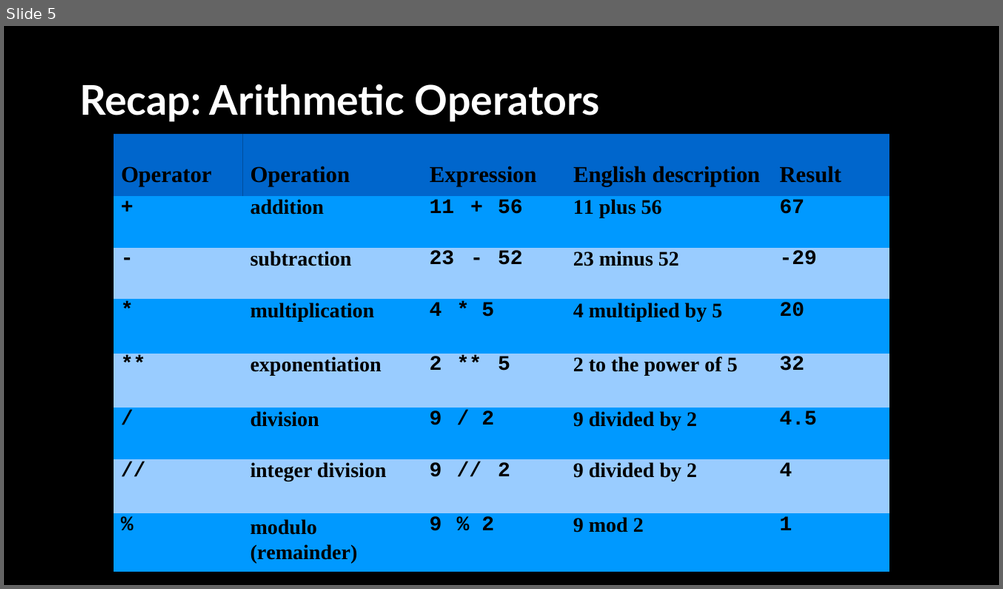
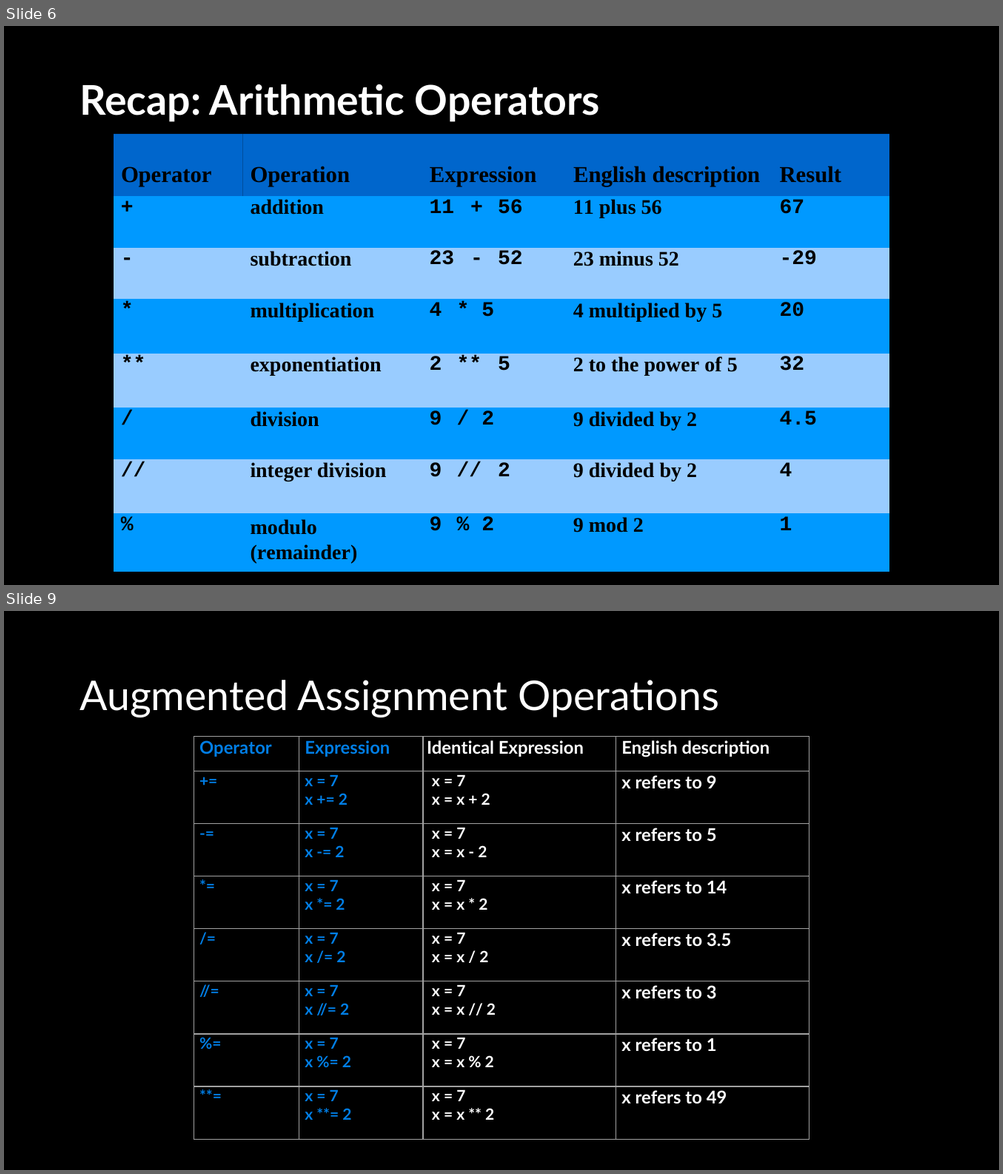
Before and after one commit to APS106/APS106-winter-2022-material, a slide deck: lectures/week1/lecture3/slides/week1_lecture3.pptx. Shown one above the other, each under a label of ours: slide 5 before the commit, slides 6 and 9 after it; the slides between them are not shown. The pictures are 1003x589 and 1003x1174 pixels, drawn with LibreOffice and Linux fonts; fonts in the diff are those of the drawing; background and template pictures are left out. Boxes give left, top, right and bottom in pixels: in the first picture for what was removed or moved away, otherwise in the second. Text is boxed around its words. In the diff, an @@ line names an element or a change of style, - is before the commit and + after.

```diff
--- a/lectures/week1/lecture3/slides/week1_lecture3.pptx
+++ b/lectures/week1/lecture3/slides/week1_lecture3.pptx
@@ slide 9 added at bbox=[4, 611, 999, 1170], background picture (left out) @@
@@ title added at bbox=[79, 680, 720, 718], 39.6 pt, text #FFFFFF @@
+Augmented Assignment Operations
@@ table added at bbox=[194, 736, 810, 1139], 8 rows, 4 columns @@
+Operator | Expression | Identical Expression | English description
++= | x = 7 / x += 2 | x = 7 / x = x + 2 | x refers to 9
+-= | x = 7 / x -= 2 | x = 7 / x = x - 2 | x refers to 5
+*= | x = 7 / x *= 2 | x = 7 / x = x * 2 | x refers to 14
+/= | x = 7 / x /= 2 | x = 7 / x = x / 2 | x refers to 3.5
+//= | x = 7 / x //= 2 | x = 7 / x = x // 2 | x refers to 3
+%= | x = 7 / x %= 2 | x = 7 / x = x % 2 | x refers to 1
+**= | x = 7 / x **= 2 | x = 7 / x = x ** 2 | x refers to 49
@@ what was slide 5 is now slide 6 @@
```
Also in this commit, not shown: 5 slides changed, 5 other slides added, 1 slide removed, 13 other files.
